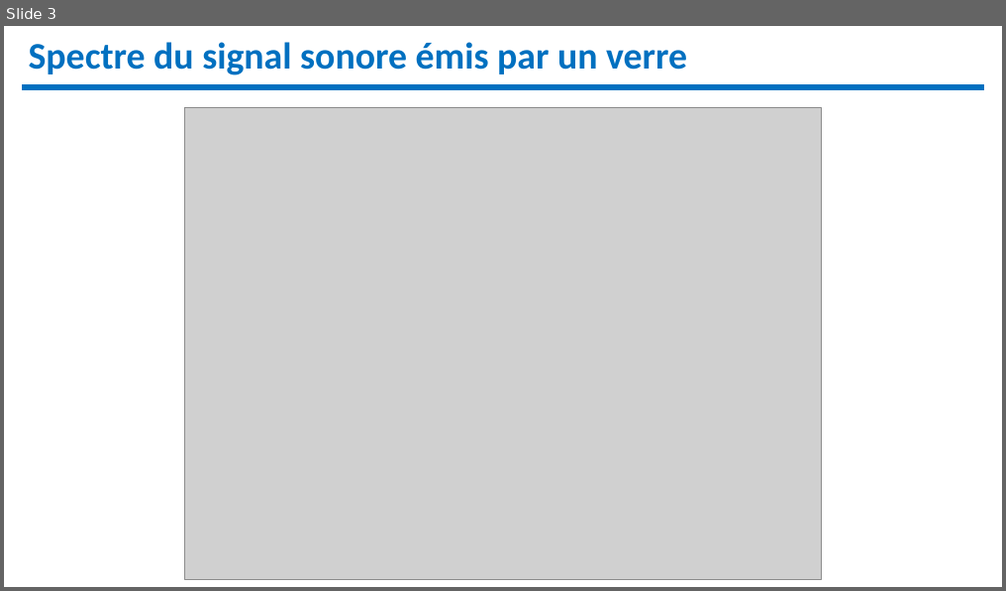
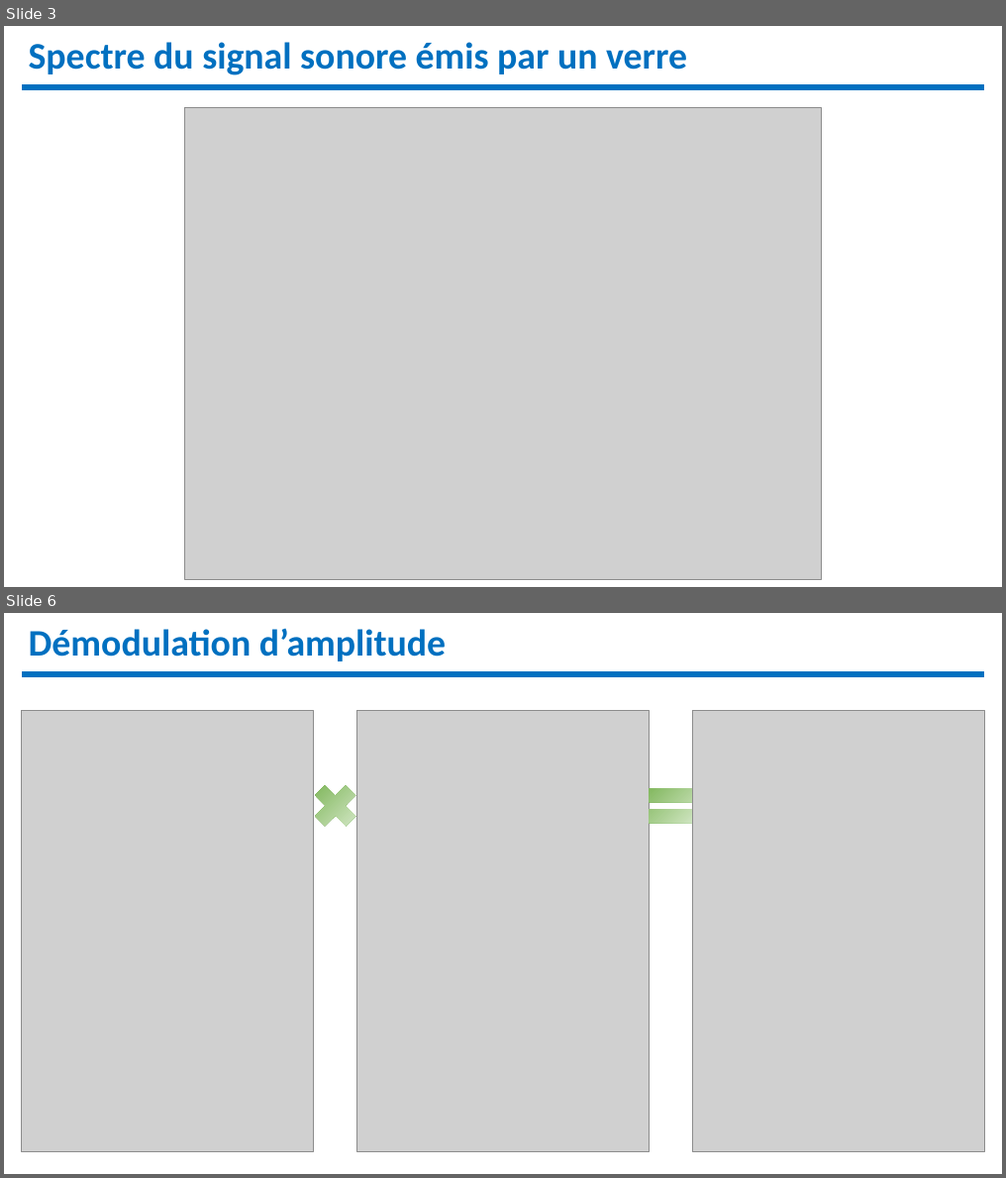
Before and after one commit to remimetzdorff/agregation, a slide deck: Leçons/diapo/LP12.pptx. Shown one above the other, each under a label of ours: slide 3 before the commit, slides 3 and 6 after it; the slides between them are not shown. The pictures are 1006x591 and 1006x1178 pixels, drawn with LibreOffice and Linux fonts; fonts in the diff are those of the drawing; grey boxes stand for pictures. Boxes give left, top, right and bottom in pixels: in the first picture for what was removed or moved away, otherwise in the second. Text is boxed around its words. In the diff, an @@ line names an element or a change of style, - is before the commit and + after.

```diff
--- a/Leçons/diapo/LP12.pptx
+++ b/Leçons/diapo/LP12.pptx
@@ slide 6 added at box(4, 613, 1002, 1174), background #FFFFFF @@
@@ text added at box(29, 628, 446, 662), 36 pt, text #0070C0, bold @@
+Démodulation d’amplitude
@@ line added from (22, 674) to (985, 674), #0070C0 6 pt @@
@@ picture added at box(22, 710, 314, 1152) @@
@@ picture added at box(357, 710, 649, 1152) @@
@@ picture added at box(693, 710, 985, 1152) @@
@@ cross added at box(306, 776, 364, 836), fill gradient #70AD47 to #E2F0D9 @@
@@ math equal added at box(642, 776, 700, 836), fill gradient #70AD47 to #E2F0D9 @@
```
Also in this commit, not shown: 5 other slides added, 37 other files.
